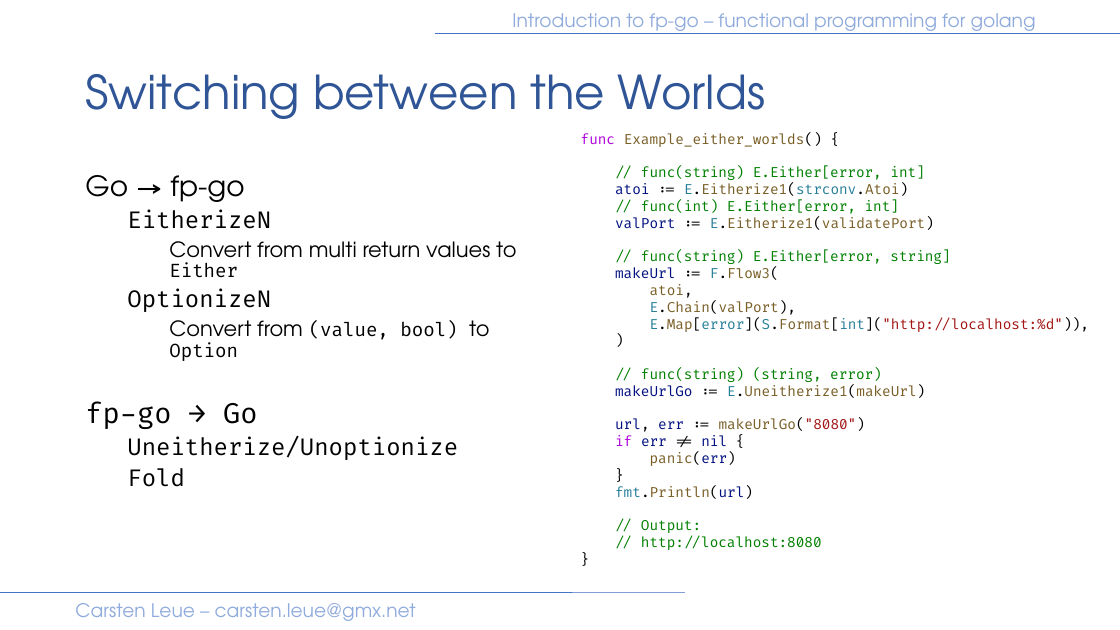
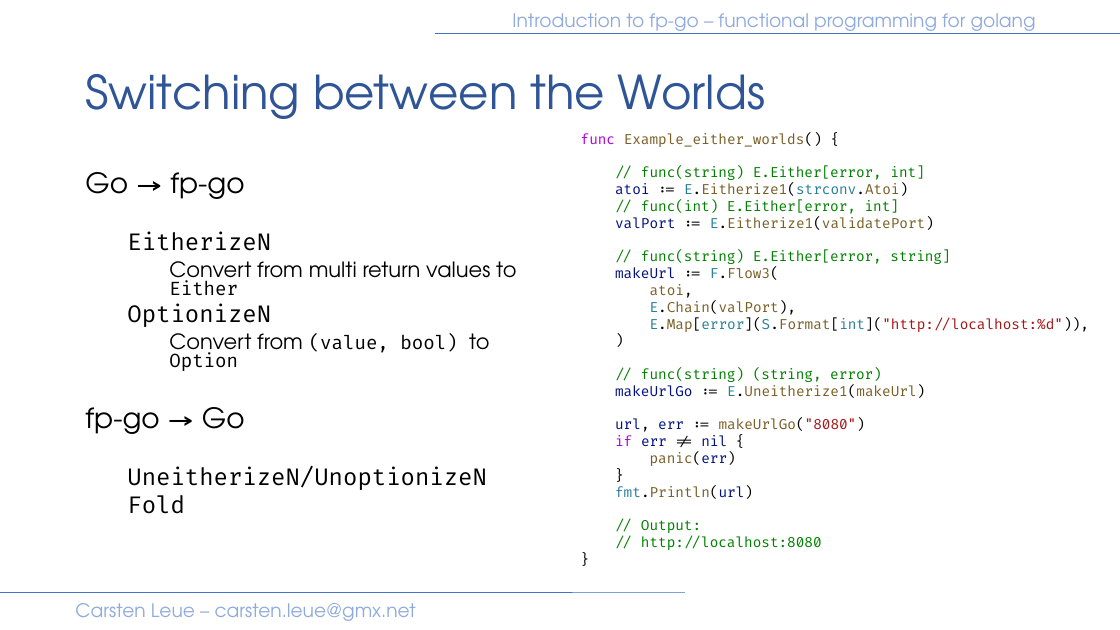
Before and after one commit to IBM/fp-go, a slide deck: slide 26 of samples/presentation/introduction.pptx (slide 21 before the commit). Drawn at 1120x630 pixels with LibreOffice and Linux fonts; fonts in the diff are those of the drawing. Boxes give left, top, right and bottom in pixels: in the first picture for what was removed or moved away, otherwise in the second. Text is boxed around its words. In the diff, an @@ line names an element or a change of style, - is before the commit and + after.

```diff
--- a/samples/presentation/introduction.pptx
+++ b/samples/presentation/introduction.pptx
@@ text at (85, 172, 516, 514): font Fira Code to TeX Gyre Adventor in "fp-go → Go"; line spacing 0.9 to 0.8 @@
@@ text at (127, 466, 487, 490): text changed @@
-  Uneitherize/Unoptionize
+  UneitherizeN/UnoptionizeN
```
Also in this commit, not shown: 7 other slides changed, 12 slides added, 4 other files.
